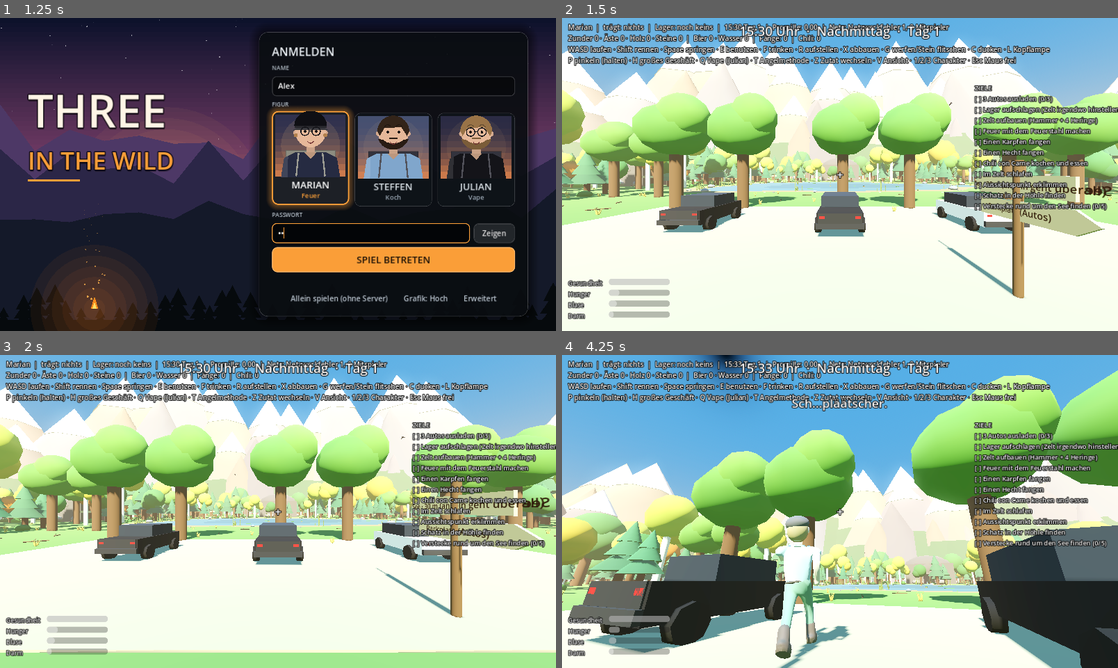
Above: before the commit, frames 1-4 (two rows, left to right).
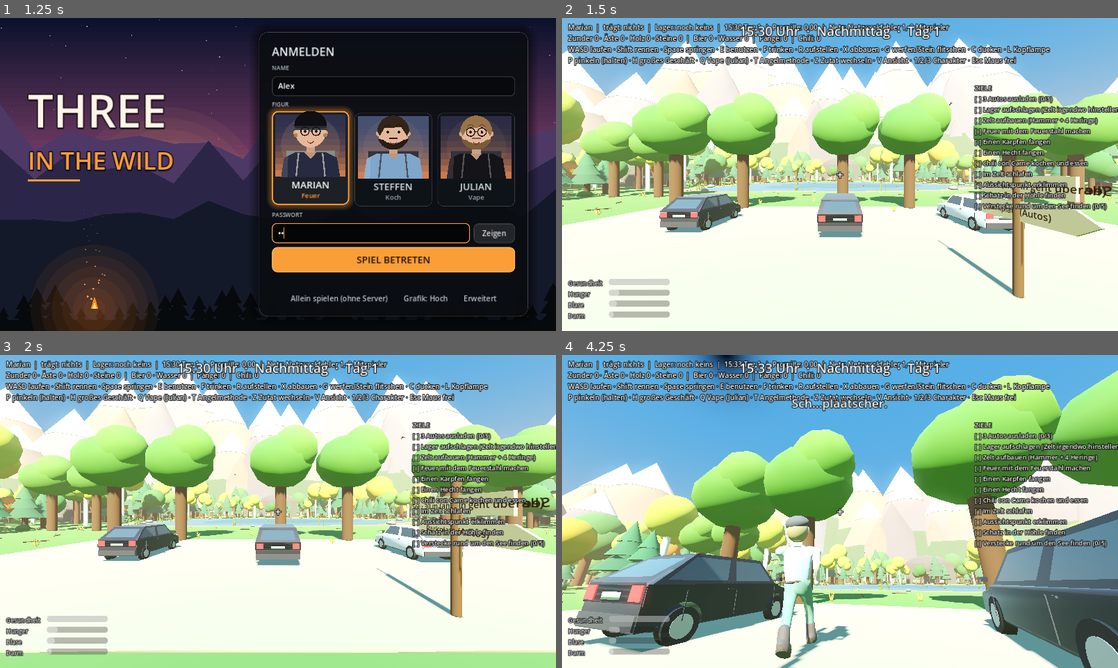
Above: after the commit, the same moments.

Repository: 7ulez/three-in-the-wild
Game: Godot game, scene res://menu.tscn
Two runs of this game, one before a commit and one after it. Both use one fixed random seed, a clock stepped at 60 frames per second and the inputs below.
Inputs (mouse positions are in pixels of both pictures, inside the frame that each line leads up to):
- Up to frame 1 (1.25 s): click (394, 86) at 0.52 s; type "Alex" at 0.6 s; click (372, 233) at 0.75 s; type "12" at 0.83 s
- Up to frame 2 (1.5 s): click "SPIEL BETRETEN" at 1.25 s
- Up to frame 3 (2 s): no input
- Up to frame 4 (4.25 s): tap Enter at 2 s; move the mouse to (867, 511) at 2.02 s; hold W from 2.03 s (still down); tap T at 2.1 s; click (867, 511) at 2.17 s; tap Space at 2.27, 3.02 s; move the mouse to (812, 511) at 2.77 s; tap P at 2.85 s; move the mouse to (851, 505) at 3.52 s; tap V at 3.6 s

Frame 1 is identical in both runs. In frame 2, 2.9% of the frame differs, in the area x 17-85%, y 55-71%; in frame 3, 2.7%; in frame 4, 13%, in the area x 1-100%, y 49-100%.

Commit message:
Autos als Blender-Modelle (Lupo, Passat, Polo) mit aufklappbarer Heckklappe
Co-Authored-By: Claude Sonnet 5.5 <noreply@anthropic.com>
Claude-Session: https://claude.ai/code/session_01FicyMBshYtiCihkErSPQQ5

Diff:
--- a/car.gd
+++ b/car.gd
@@ -24,13 +24,36 @@
 		car.toggle_trunk()
 
 
-func build(p_name: String, color: Color, length: float, width: float, p_loot: Array) -> void:
+func build(p_name: String, color: Color, length: float, width: float, p_loot: Array, model: String = "") -> void:
 	car_name = p_name
 	car_length = length
 	car_width = width
 	loot = p_loot
 
-	# Karosserie und Kabine
+	var model_scene := load(model) as PackedScene if model != "" else null
+	if model_scene != null:
+		var m := model_scene.instantiate()
+		add_child(m)
+		trunk_pivot = m.find_child("*Heckklappe*", true, false) as Node3D
+		_add_collision(width, length)
+	else:
+		_build_boxes(color, length, width)
+		_add_collision(width, length)
+
+	# Interaktionszone
+	var button := TrunkButton.new()
+	button.car = self
+	var bs := CollisionShape3D.new()
+	var bb := BoxShape3D.new()
+	bb.size = Vector3(width * 0.9, 0.6, 0.5)
+	bs.shape = bb
+	button.add_child(bs)
+	button.position = Vector3(0, 0.65, length / 2.0 + 0.3)
+	add_child(button)
+
+
+
+func _build_boxes(color: Color, length: float, width: float) -> void:
 	Util.add_box(self, Vector3(width, 0.6, length), color, Vector3(0, 0.65, 0))
 	Util.add_box(self, Vector3(width * 0.92, 0.5, length * 0.5), Color(0.12, 0.16, 0.2), Vector3(0, 1.2, -length * 0.05))
 
@@ -47,6 +70,14 @@
 		Util.add_box(self, Vector3(0.2, 0.1, 0.05), Color(0.8, 0.05, 0.05), Vector3(sx * width * 0.38, 0.8, length / 2.0))
 	Util.add_box(self, Vector3(width, 0.2, 0.12), Color(0.15, 0.15, 0.16), Vector3(0, 0.48, length / 2.0 + 0.04))
 
+	# Heckklappe (oben angelenkt, schwingt nach hinten oben)
+	trunk_pivot = Node3D.new()
+	trunk_pivot.position = Vector3(0, 0.95, length / 2.0)
+	add_child(trunk_pivot)
+	Util.add_box(trunk_pivot, Vector3(width * 0.92, 0.55, 0.05), color.lightened(0.08), Vector3(0, -0.275, 0))
+
+
+func _add_collision(width: float, length: float) -> void:
 	# Kollision des Autos
 	var chassis := StaticBody3D.new()
 	add_child(chassis)
@@ -63,28 +94,11 @@
 	s2.position = Vector3(0, 1.2, -length * 0.05)
 	chassis.add_child(s2)
 
-	# Heckklappe (oben angelenkt, schwingt nach hinten oben)
-	trunk_pivot = Node3D.new()
-	trunk_pivot.position = Vector3(0, 0.95, length / 2.0)
-	add_child(trunk_pivot)
-	Util.add_box(trunk_pivot, Vector3(width * 0.92, 0.55, 0.05), color.lightened(0.08), Vector3(0, -0.275, 0))
-
-	# Interaktionszone
-	var button := TrunkButton.new()
-	button.car = self
-	var bs := CollisionShape3D.new()
-	var bb := BoxShape3D.new()
-	bb.size = Vector3(width * 0.9, 0.6, 0.5)
-	bs.shape = bb
-	button.add_child(bs)
-	button.position = Vector3(0, 0.65, length / 2.0 + 0.3)
-	add_child(button)
-
 
 func toggle_trunk() -> void:
 	trunk_open = not trunk_open
 	var tw := create_tween()
-	tw.tween_property(trunk_pivot, "rotation_degrees:x", -125.0 if trunk_open else 0.0, 0.5)
+	tw.tween_property(trunk_pivot, "rotation_degrees:x", -115.0 if trunk_open else 0.0, 0.5)
 	if trunk_open and not loot_spawned:
 		loot_spawned = true
 		Game.cars_opened += 1
--- a/main.gd
+++ b/main.gd
@@ -253,7 +253,7 @@
 	var defs := [
 		{
 			"name": "Schwarzer VW Lupo", "x": -6.5, "color": Color(0.06, 0.06, 0.07),
-			"length": 3.5, "width": 1.65,
+			"length": 3.53, "width": 1.65, "model": "res://assets/cars/lupo.glb",
 			"loot": [
 				_loot("Zeltpaket", 12.0, Vector3(0.9, 0.35, 0.35), Color(0.95, 0.5, 0.15)),
 				_loot("Bierkasten", 14.0, Vector3(0.5, 0.3, 0.35), Color(0.9, 0.75, 0.2)),
@@ -266,7 +266,7 @@
 		},
 		{
 			"name": "Schwarzer VW Passat", "x": 0.0, "color": Color(0.05, 0.05, 0.06),
-			"length": 4.7, "width": 1.8,
+			"length": 4.77, "width": 1.82, "model": "res://assets/cars/passat.glb",
 			"loot": [
 				_loot("Kühlbox", 10.0, Vector3(0.6, 0.4, 0.4), Color(0.2, 0.45, 0.85)),
 				_loot("Gasgrill", 18.0, Vector3(0.7, 0.9, 0.5), Color(0.3, 0.3, 0.33)),
@@ -279,7 +279,7 @@
 		},
 		{
 			"name": "Weißer VW Polo", "x": 6.5, "color": Color(0.93, 0.93, 0.92),
-			"length": 4.0, "width": 1.7,
+			"length": 3.97, "width": 1.68, "model": "res://assets/cars/polo.glb",
 			"loot": [
 				_loot("Campingstühle", 6.0, Vector3(0.8, 0.2, 0.2), Color(0.15, 0.4, 0.2)),
 				_loot("Wasserkanister", 12.0, Vector3(0.3, 0.4, 0.2), Color(0.25, 0.6, 0.9)),
@@ -295,7 +295,7 @@
 		var car := Car.new()
 		add_child(car)
 		car.position = Vector3(d["x"], 0, 0)
-		car.build(d["name"], d["color"], d["length"], d["width"], d["loot"])
+		car.build(d["name"], d["color"], d["length"], d["width"], d["loot"], d["model"])
 
 
 func _add_mountain(pos: Vector3, r: float, h: float, color: Color, rng: RandomNumberGenerator) -> void:
Binary file added: assets/cars/lupo.glb
Not shown, added: assets/cars/lupo.glb.import
Binary file added: assets/cars/passat.glb
Not shown, added: assets/cars/passat.glb.import
Binary file added: assets/cars/polo.glb
Not shown, added: assets/cars/polo.glb.import
Not shown, changed: web/index.html
Not shown, changed: web/index.js.gz
Not shown, changed: web/index.pck
Not shown, changed: web/index.pck.gz
Not shown, changed: web/index.wasm.gz
